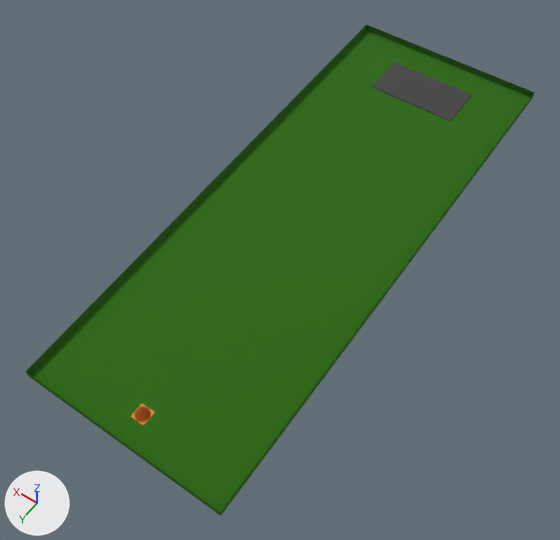
Before and after pictures for a commit that changed the glTF model assets/blend_files/basic_level_1.glb.
One viewpoint serves both versions: a camera (50 mm lens) standing at (-66.0, 104.2, 138.9) and looking at (0.6, 11.1, -7.5). Every picture has the same lights, and +X, +Y and +Z are marked at lower left. Where no turn or scale is listed for an object, it has been applied to the vertices.

In view in the first picture: 'Plane', 'start'.
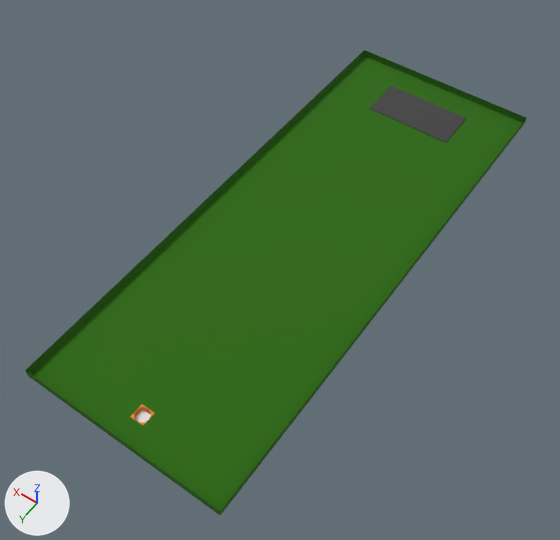
The newer file is also turned or shifted as a whole; pictures and numbers use the older file's frame.

The change, as a list of edits to the scene's bpy script:
```text
Add me_cup_sensor:
    me_cup_sensor.from_pydata([(-1.37, -1.37, 0.0), (1.37, -1.37, 0.0), (-1.37, 1.37, 0.0), (1.37, 1.37, 0.0)], [], [(0, 1, 3), (0, 3, 2)])
Change ob_plane:
    ob_plane.location: (0.0, 0.1, 0.1) -> (0.0, 0.0, -4.1)
    ob_plane.rotation_euler: (-0.0673, 0.0, 0.0) -> (0.00185, 0.0, 0.0)  # degrees (-3.9, 0, 0) -> degrees (0.1, 0, 0)
Change ob_start:
    ob_start.location: (0.0, -53.6, 3.8) -> (0.0, -53.8, -4.2)
    ob_start.rotation_euler: (-0.0673, 0.0, 0.0) -> (0.00185, 0.0, 0.0)  # degrees (-3.9, 0, 0) -> degrees (0.1, 0, 0)
Add ob_cup_sensor:
    ob_cup_sensor = bpy.data.objects.new('cup_sensor', me_cup_sensor)
    ob_cup_sensor.location = (0.0, 60.0, -5.2)
```

What differs and where, as boxes [x1, y1, x2, y2] in the pictures (560 x 540 px):
'Plane', moved, turned: before [26, 24, 535, 516]; after [25, 50, 526, 515]
'start', moved, turned: before [372, 62, 472, 122]; after [369, 86, 467, 143]
'cup_sensor', added: after [136, 411, 151, 422]
